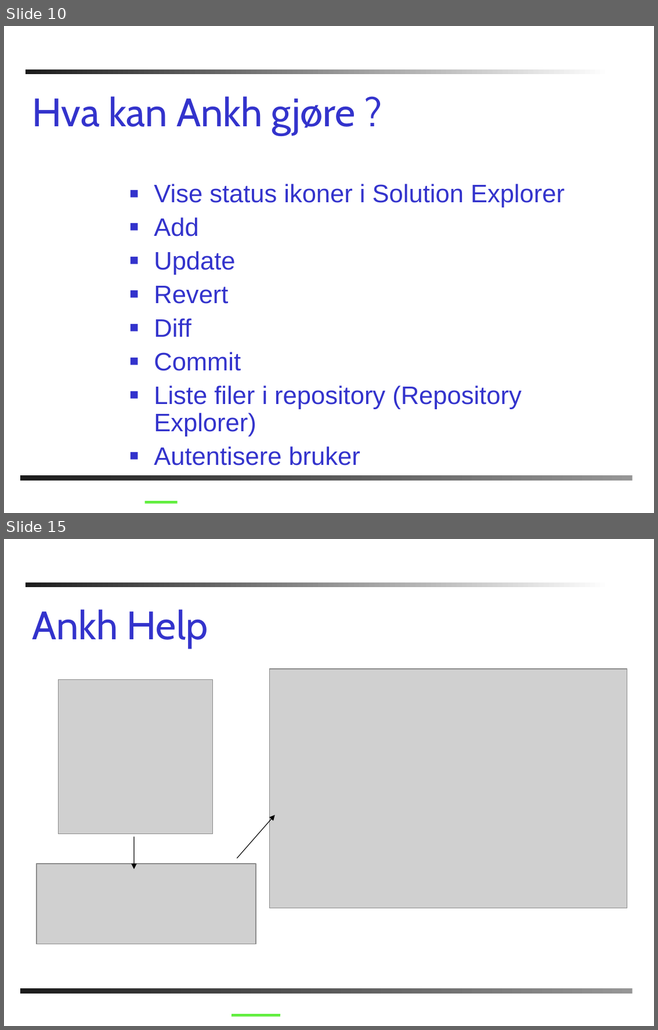
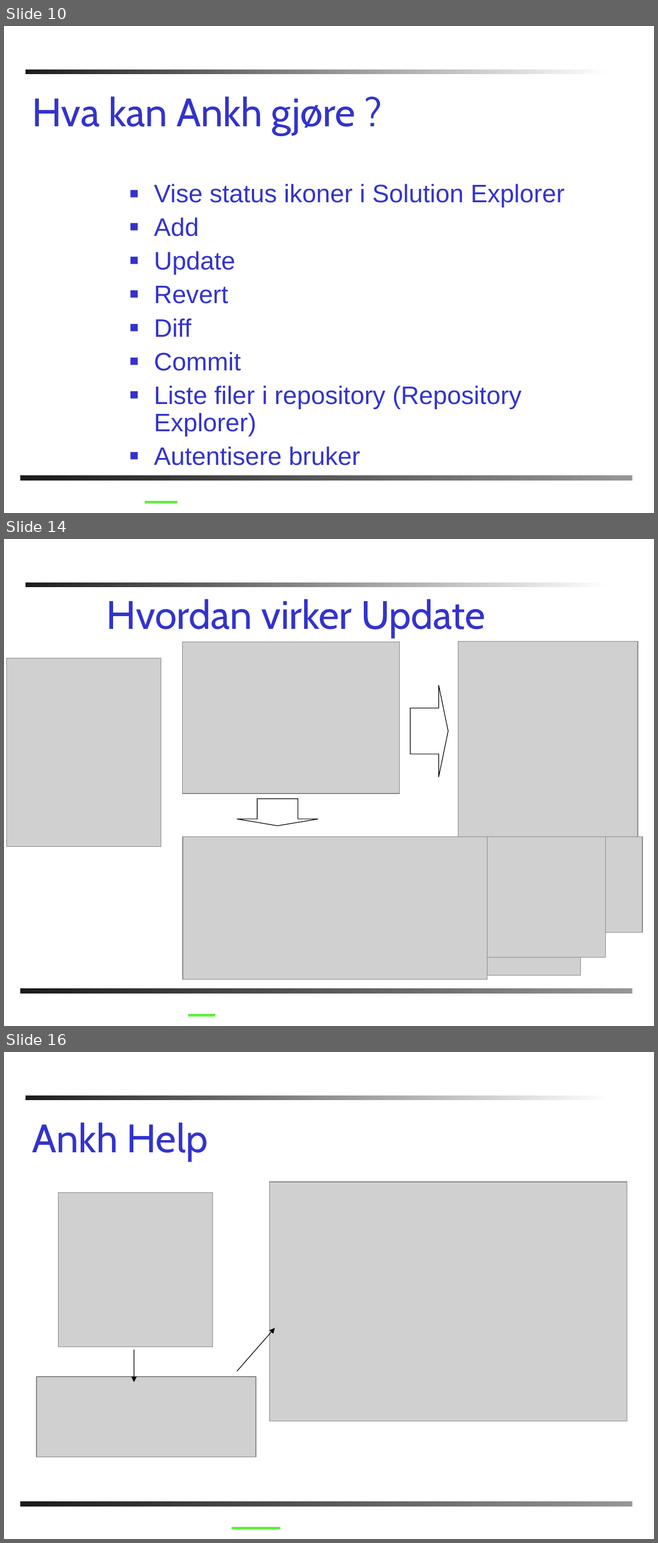
Before and after one commit to chucker/AnkhSVN, a slide deck: doc/powerpoint/Subversion_addin_for_VS.NET.ppt. Shown one above the other, each under a label of ours: slides 10 and 15 before the commit, slides 10, 14 and 16 after it; the slides between them are not shown. The pictures are 658x1030 and 658x1543 pixels, drawn with LibreOffice and Linux fonts; fonts in the diff are those of the drawing; grey boxes stand for pictures; background and template pictures are left out. Boxes give left, top, right and bottom in pixels: in the first picture for what was removed or moved away, otherwise in the second. Text is boxed around its words. In the diff, an @@ line names an element or a change of style, - is before the commit and + after.

```diff
--- a/doc/powerpoint/Subversion_addin_for_VS.NET.ppt
+++ b/doc/powerpoint/Subversion_addin_for_VS.NET.ppt
@@ slide 14 added at [4,539,654,1026], background #FFFFFF; not listed: 2 template elements that a slide beside it also shows @@
@@ text added at [107,599,485,638], 44 pt, text #3333CC @@
+Hvordan virker Update
@@ picture added at [182,642,399,794] @@
@@ picture added at [458,641,637,837] @@
@@ picture added at [6,658,161,846] @@
@@ right arrow added at [410,685,448,777], outline #000000 0.74 pt @@
@@ down arrow added at [237,799,318,826], outline #000000 0.74 pt @@
@@ picture added at [183,837,487,979] @@
@@ picture added at [188,837,500,944] @@
@@ picture added at [188,837,589,889] @@
@@ picture added at [188,837,642,932] @@
@@ picture added at [188,837,580,975] @@
@@ picture added at [188,837,605,957] @@
@@ line added from (188, 1015) to (215, 1015), #60EE3E 3 pt @@
@@ what was slide 15 is now slide 16 @@
```
Also in this commit, not shown: 16 slides changed, 1 other slide added, 2 slides removed.
